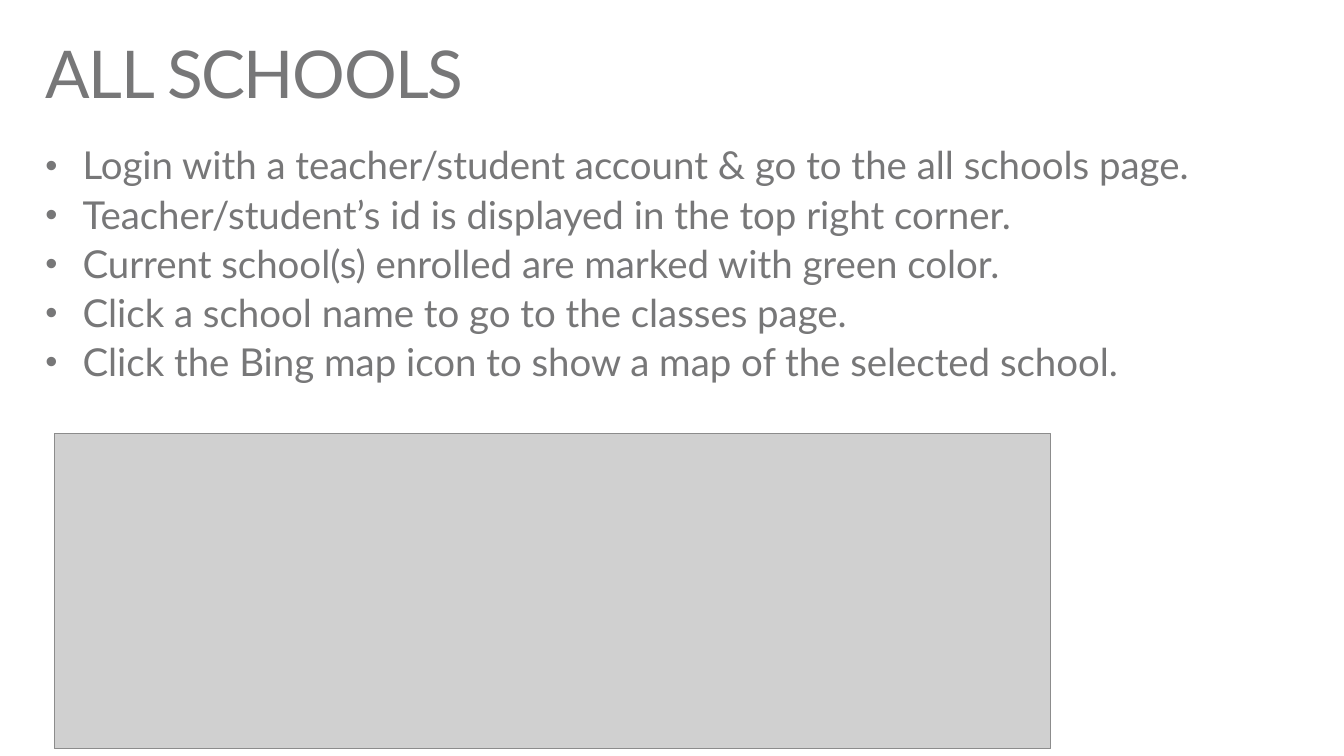
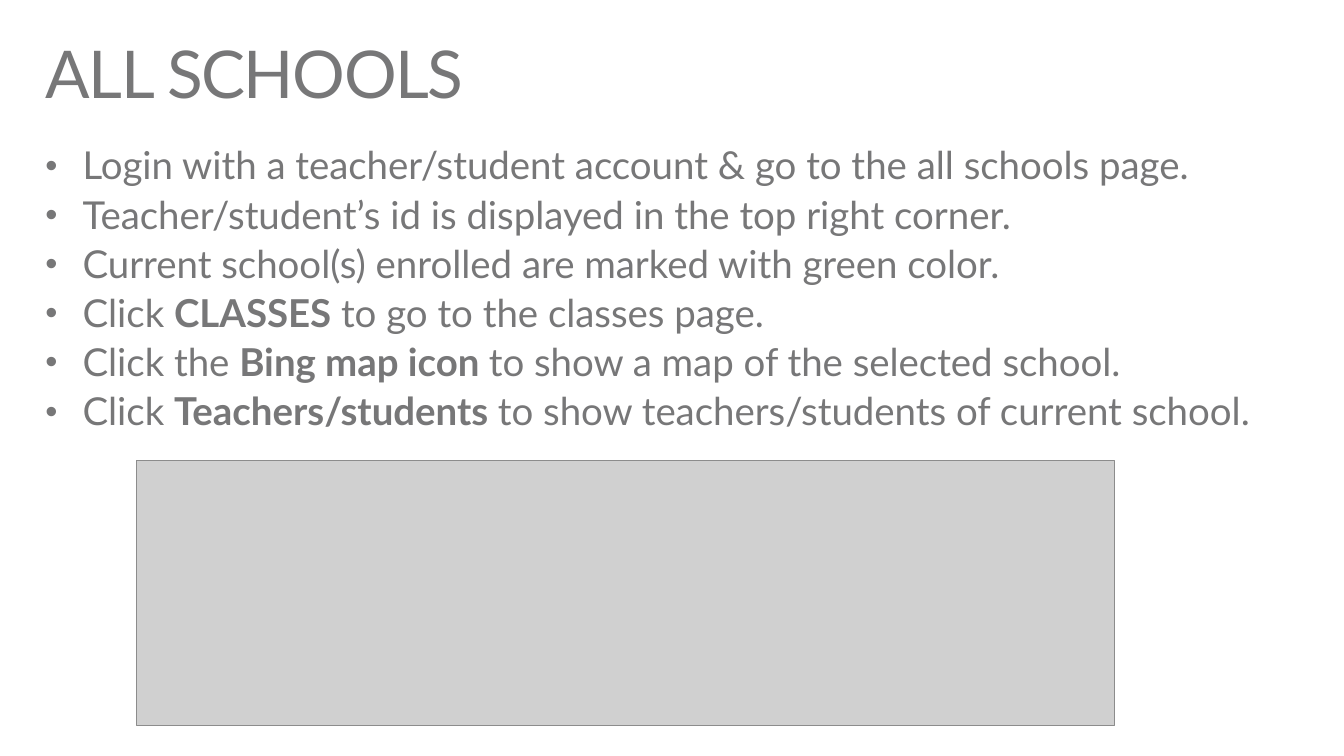
Before and after one commit to TJVering/EDUGraphAPI, a slide deck: slide 31 of EDU GRAPH-API Demo Script.pptx (slide 29 before the commit). Drawn at 1344x756 pixels with LibreOffice and Linux fonts; fonts in the diff are those of the drawing; grey boxes stand for pictures. Boxes give left, top, right and bottom in pixels: in the first picture for what was removed or moved away, otherwise in the second. Text is boxed around its words. In the diff, an @@ line names an element or a change of style, - is before the commit and + after.

```diff
--- a/EDU GRAPH-API Demo Script.pptx
+++ b/EDU GRAPH-API Demo Script.pptx
@@ text at (83,298,764,334): text changed @@
-• Click a school name to go to the classes page.
+• Click CLASSES to go to the classes page.
@@ text at (83,347,1121,383): bold on in "Bing map icon" @@
@@ text at (83,396,1250,427): paragraph added @@
+• Click Teachers/students to show teachers/students of current school.
@@ picture: place and size @@
-picture at (54,433,1050,748)
+picture at (136,461,1114,726)
```
Also in this commit, not shown: 9 other slides changed, 11 slides added, 3 slides removed, 27 other files.
